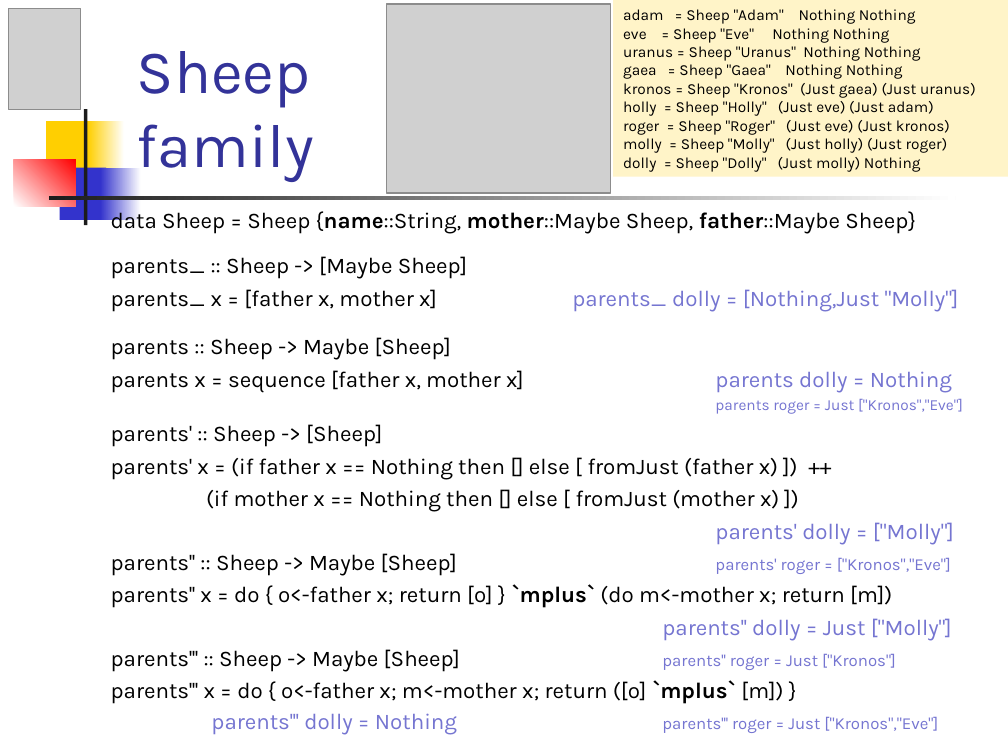
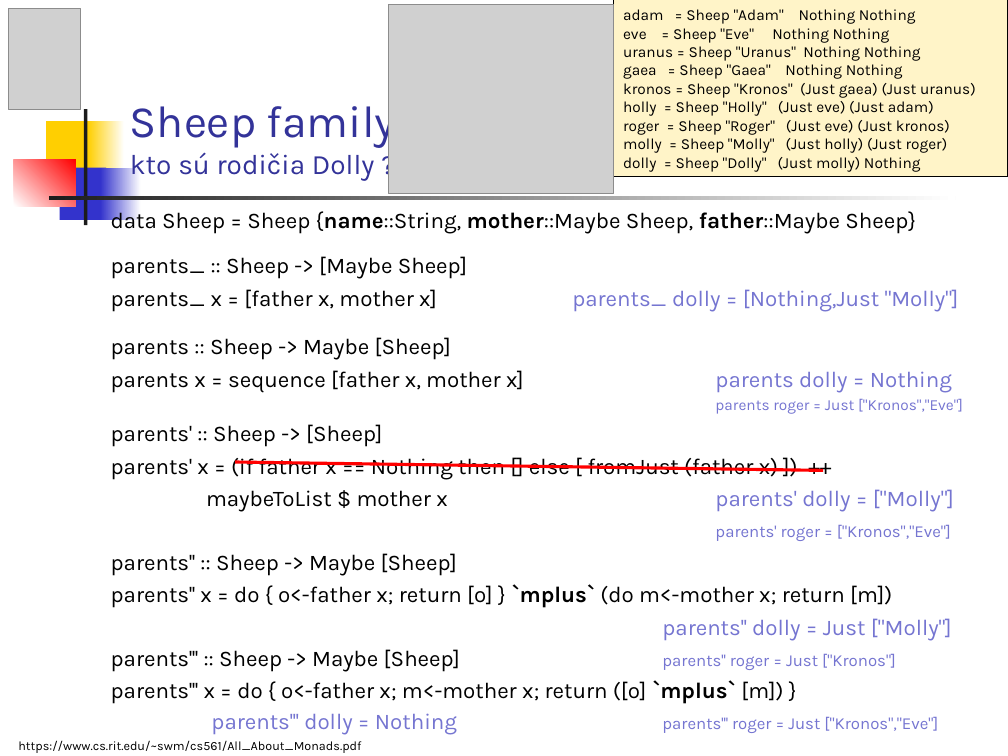
Before and after one commit to Funkcionalne/Prednasky, a slide deck: slide 31 of 12/12_fpro.ppt (slide 14 before the commit). Drawn at 1008x756 pixels with LibreOffice and Linux fonts; fonts in the diff are those of the drawing; grey boxes stand for pictures. Boxes give left, top, right and bottom in pixels: in the first picture for what was removed or moved away, otherwise in the second. Text is boxed around its words. In the diff, an @@ line names an element or a change of style, - is before the commit and + after.

```diff
--- a/12/12_fpro.ppt
+++ b/12/12_fpro.ppt
@@ rectangle "adam = Sheep "Adam" Nothing ..." at bbox=[613, 0, 1008, 176]: outline none to #000000 0.74 pt @@
@@ title at bbox=[130, 96, 396, 181]: text changed; size 44 to 20 pt @@
-Sheep
-family
+Sheep family
+kto sú rodičia Dolly ?
@@ line added from (235, 462) to (824, 471), #FF0000 2.24 pt @@
@@ text at bbox=[111, 489, 954, 576]: text changed; text colour #000000 to #7575D1 @@
-(if mother x == Nothing then [] else [ fromJust (mother x) ])
-parents' dolly = ["Molly"]
-parents'' :: Sheep -> Maybe [Sheep] parents' roger = ["Kronos","Eve"]
+maybeToList $ mother x parents' dolly = ["Molly"]
+parents' roger = ["Kronos","Eve"]
+parents'' :: Sheep -> Maybe [Sheep]
@@ text added at bbox=[18, 740, 361, 753], 9 pt, text #000000 @@
+https://www.cs.rit.edu/~swm/cs561/All_About_Monads.pdf
```
Also in this commit, not shown: 24 other slides changed, 23 slides added, 11 slides removed, 7 other files.
